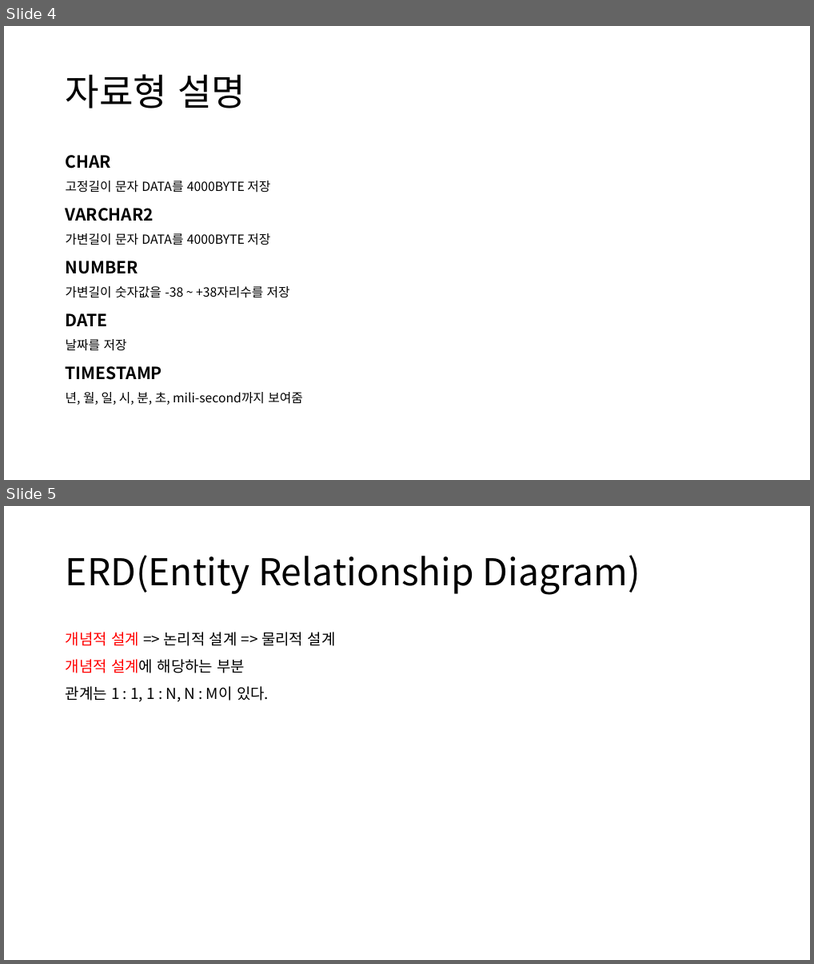
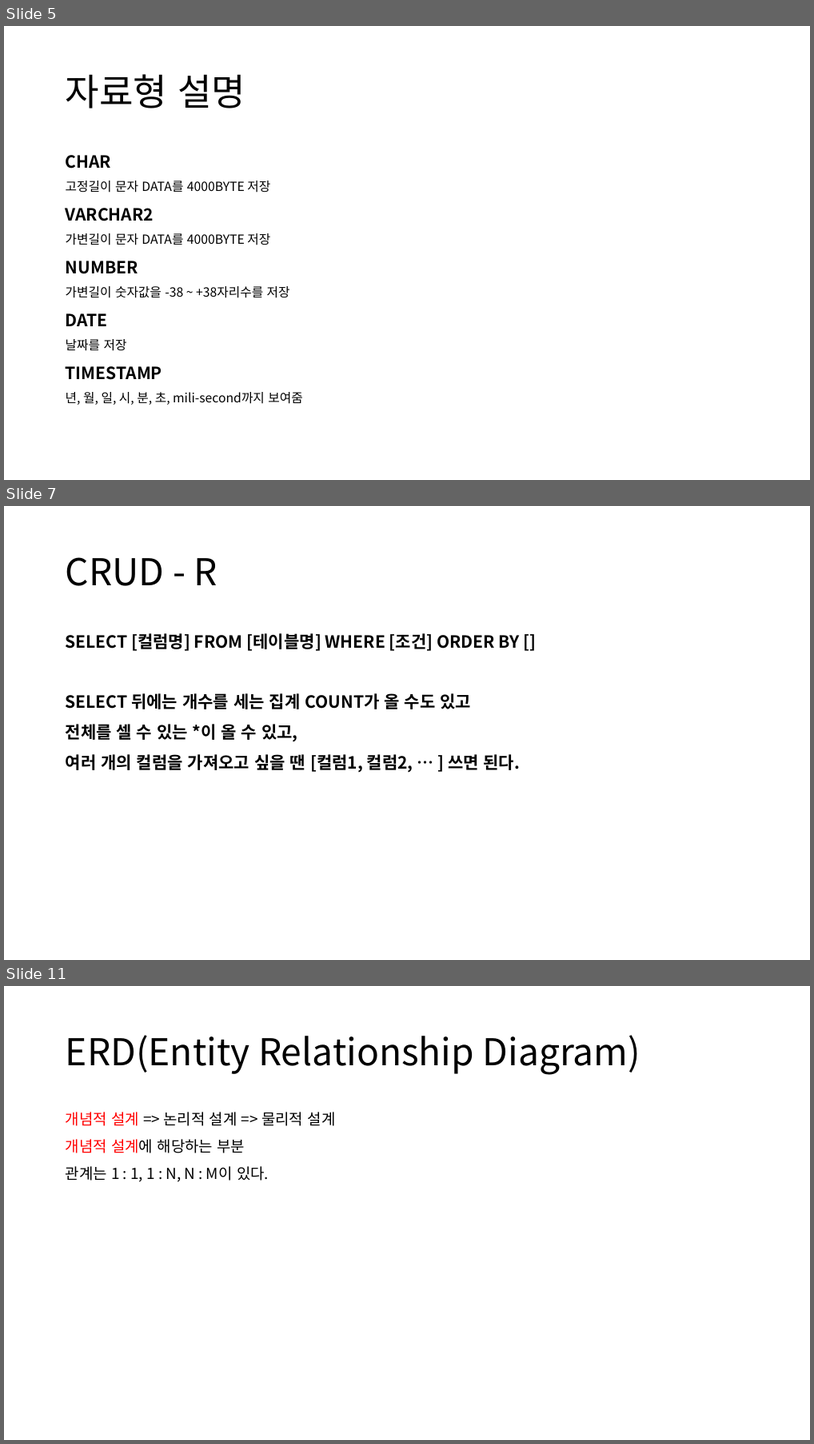
Before and after one commit to 98jiyong/DB, a slide deck: 자료/DB정리.pptx. Shown one above the other, each under a label of ours: slides 4 and 5 before the commit, slides 5, 7 and 11 after it; the slides between them are not shown. The pictures are 814x964 and 814x1444 pixels, drawn with LibreOffice and Linux fonts; fonts in the diff are those of the drawing. Boxes give left, top, right and bottom in pixels: in the first picture for what was removed or moved away, otherwise in the second. Text is boxed around its words. In the diff, an @@ line names an element or a change of style, - is before the commit and + after.

```diff
--- a/자료/DB정리.pptx
+++ b/자료/DB정리.pptx
@@ slide 7 added at (4, 506, 810, 960), background #FFFFFF @@
@@ title added at (66, 557, 217, 586), 44 pt, text #000000 @@
+CRUD - R
@@ text added at (66, 633, 521, 772), 20 pt, text #000000, bold @@
+SELECT [컬럼명] FROM [테이블명] WHERE [조건] ORDER BY []
+SELECT 뒤에는 개수를 세는 집계 COUNT가 올 수도 있고
+전체를 셀 수 있는 *이 올 수 있고,
+여러 개의 컬럼을 가져오고 싶을 땐 [컬럼1, 컬럼2, … ] 쓰면 된다.
@@ what was slide 4 is now slide 5 @@
@@ what was slide 5 is now slide 11 @@
```
Also in this commit, not shown: 2 slides changed, 4 other slides added.
